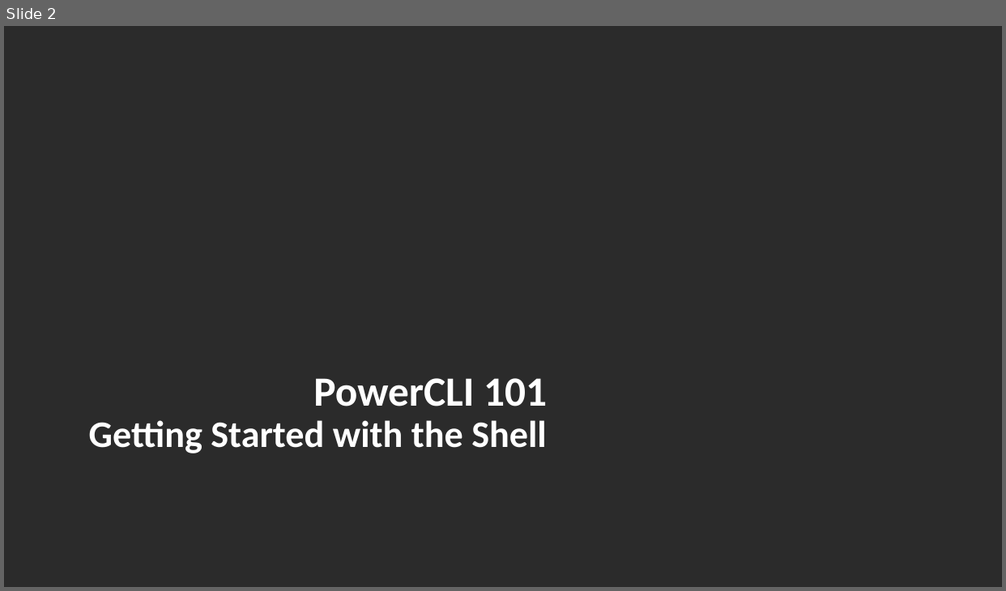
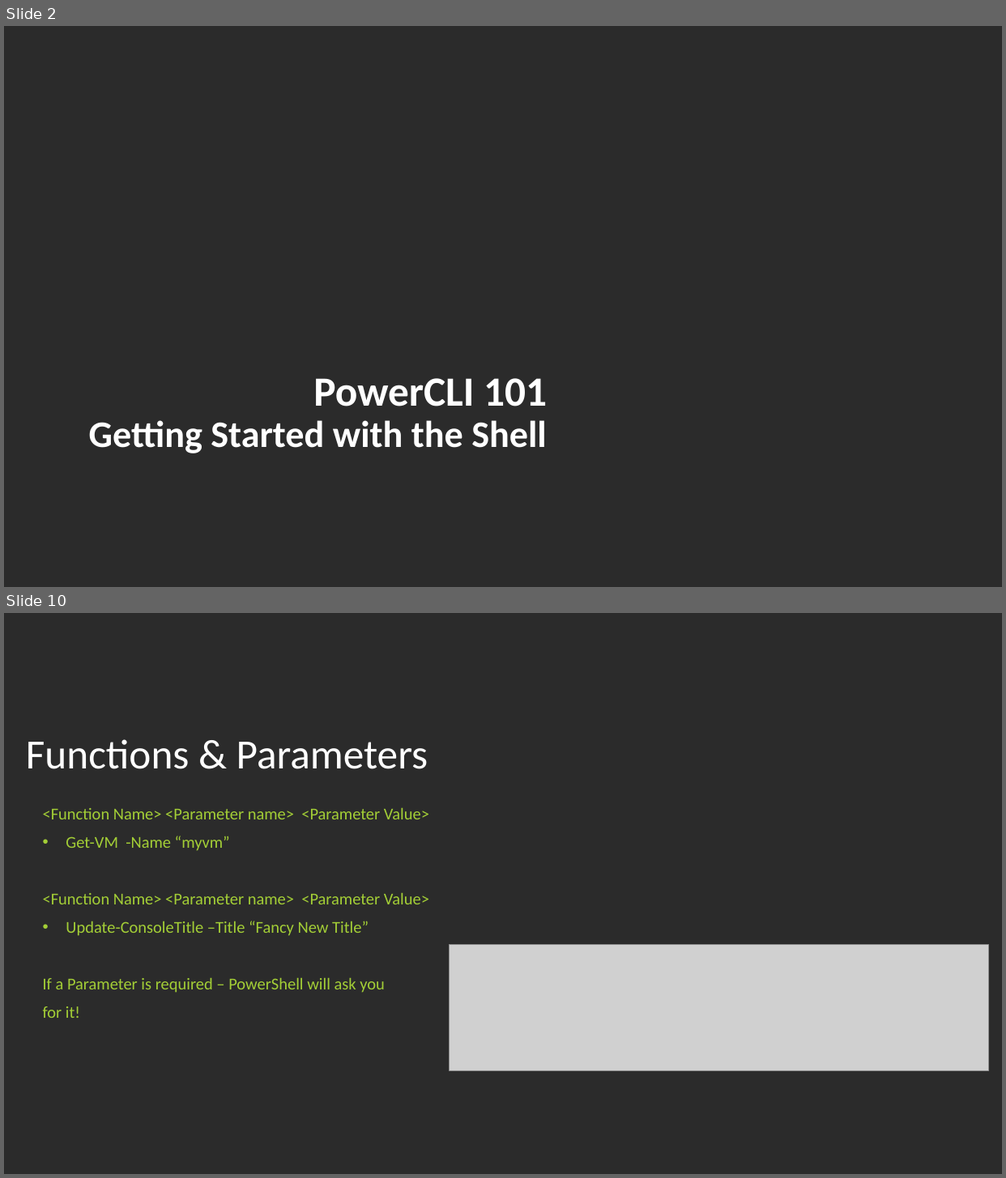
Before and after one commit to jpsider/Invoke-Automation, a slide deck: Powercli/PDX_VMUG_2023/UserCon-PPT-2023.pptx. Shown one above the other, each under a label of ours: slide 2 before the commit, slides 2 and 10 after it; the slides between them are not shown. The pictures are 1006x591 and 1006x1178 pixels, drawn with LibreOffice and Linux fonts; fonts in the diff are those of the drawing; grey boxes stand for pictures; background and template pictures are left out; a plain dark background stands for a picture behind light text. Boxes give left, top, right and bottom in pixels: in the first picture for what was removed or moved away, otherwise in the second. Text is boxed around its words. In the diff, an @@ line names an element or a change of style, - is before the commit and + after.

```diff
--- a/Powercli/PDX_VMUG_2023/UserCon-PPT-2023.pptx
+++ b/Powercli/PDX_VMUG_2023/UserCon-PPT-2023.pptx
@@ slide 10 added at (x1=4, y1=613, x2=1002, y2=1174), background picture (left out) @@
@@ title added at (x1=26, y1=739, x2=428, y2=769), 40 pt, text #FFFFFF @@
+Functions & Parameters
@@ text added at (x1=43, y1=808, x2=429, y2=1018), 16 pt, text #A3CE36 @@
+<Function Name> <Parameter name> <Parameter Value>
+• Get-VM -Name “myvm”
+<Function Name> <Parameter name> <Parameter Value>
+• Update-ConsoleTitle –Title “Fancy New Title”
+If a Parameter is required – PowerShell will ask you
+for it!
@@ picture added at (x1=450, y1=944, x2=988, y2=1071) @@
```
Also in this commit, not shown: 11 slides changed, 2 other slides added, 3 slides removed, 1 other file.
